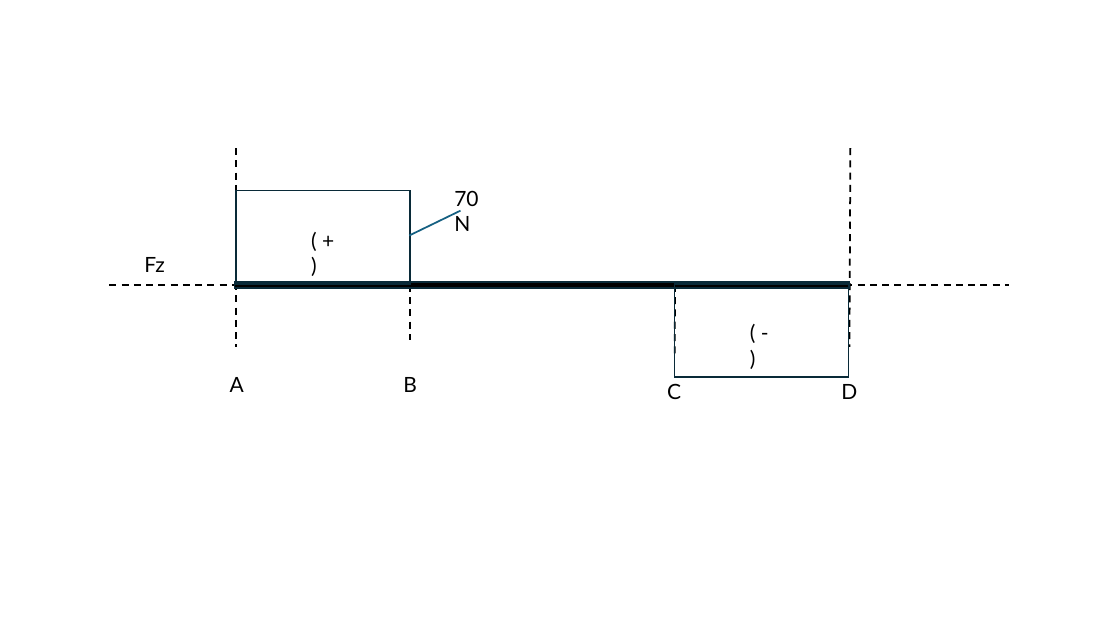
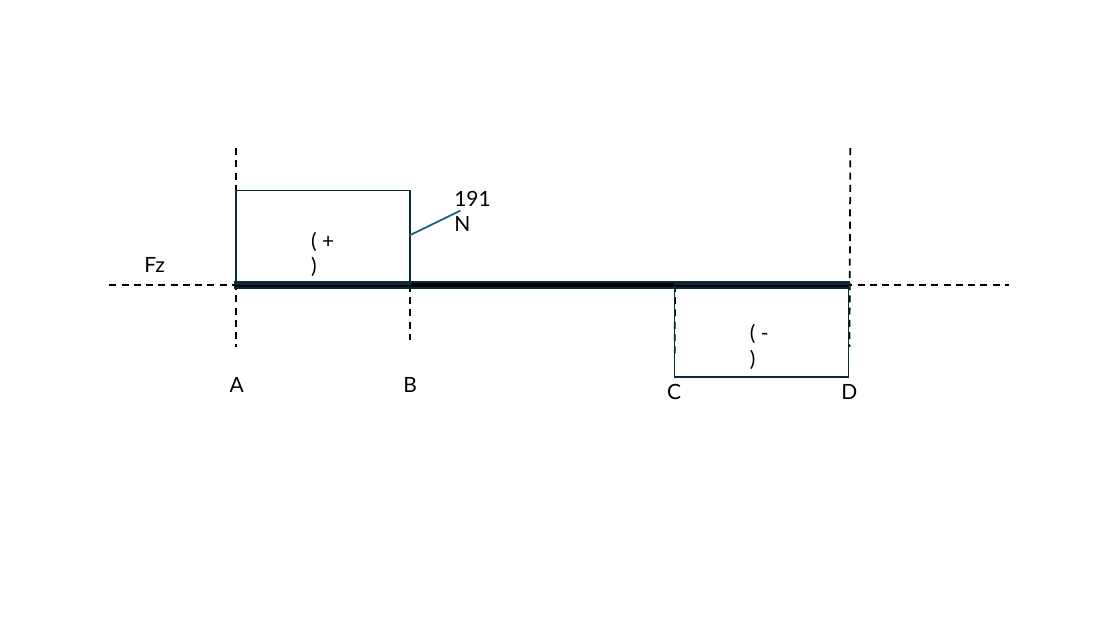
Before and after one commit to Thanh-Sang-AI/Mechanical-Design-and-Control-Algorithms-for-Self-Balancing-Two-Wheeled-Vehicle, a slide deck: slide 11 of thiet ke hoverboard.pptx (slide 10 before the commit). Drawn at 1120x630 pixels with LibreOffice and Linux fonts; fonts in the diff are those of the drawing. Boxes give left, top, right and bottom in pixels: in the first picture for what was removed or moved away, otherwise in the second. Text is boxed around its words. In the diff, an @@ line names an element or a change of style, - is before the commit and + after.

```diff
--- a/thiet ke hoverboard.pptx
+++ b/thiet ke hoverboard.pptx
@@ text at (454,190,491,231): text changed @@
-70 N
+191 N
```
Also in this commit, not shown: 6 other slides changed, 2 slides added, 1 slide removed, 1 other file.
